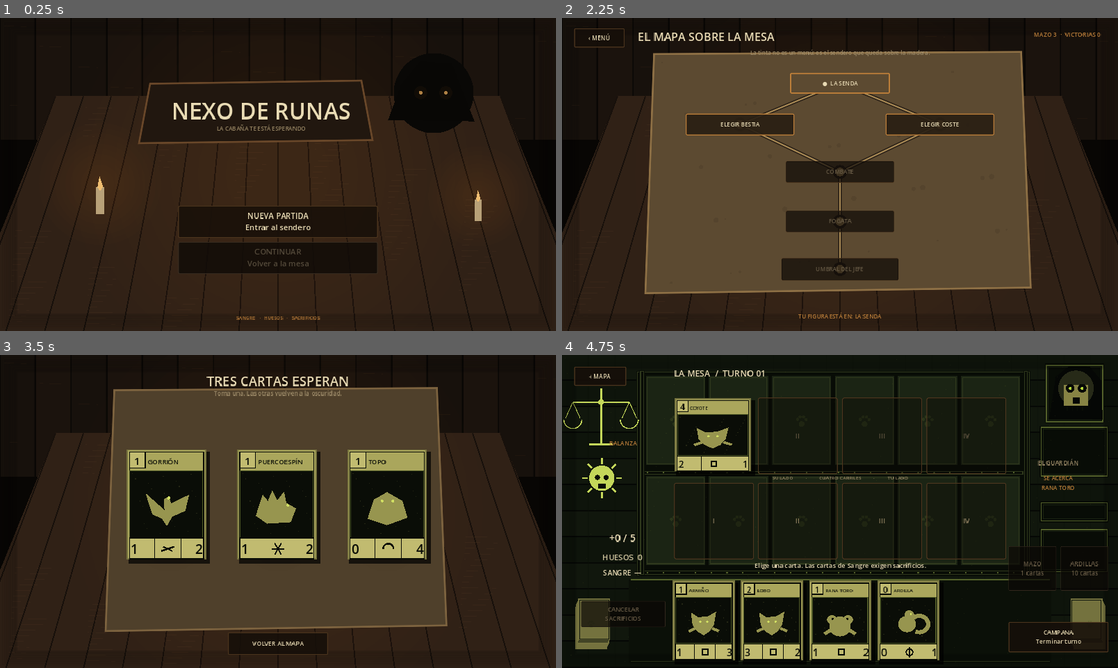
Above: before the commit, frames 1-4 (two rows, left to right).
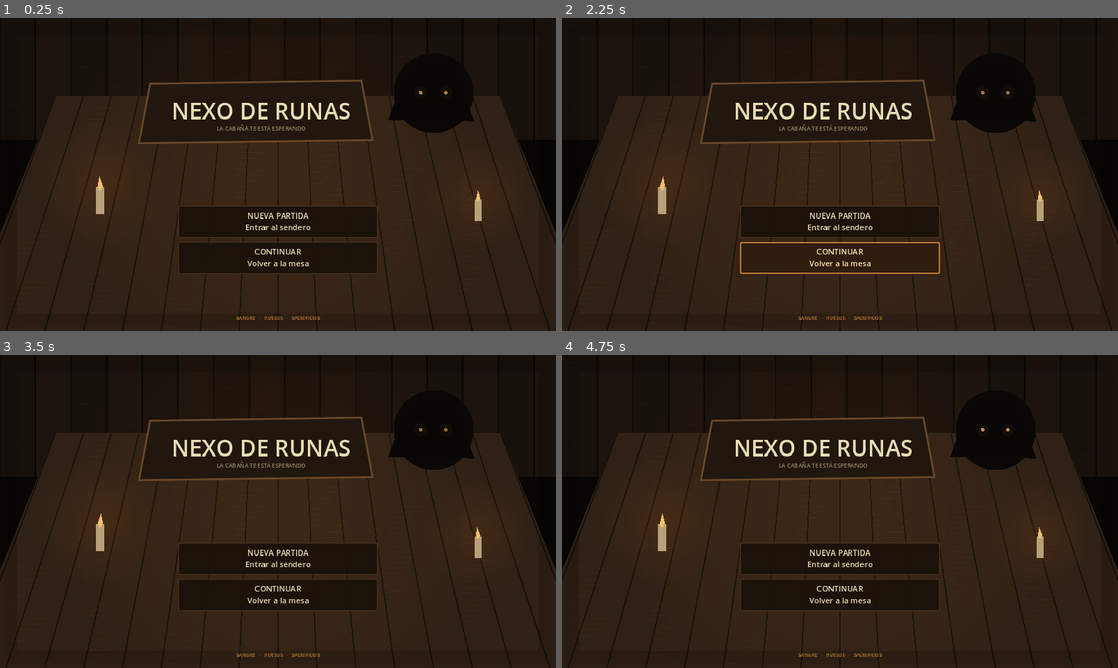
Above: after the commit, the same moments.

Repository: LoloscarPrr/Nexo-de-runas-v2
Game: Godot game, scene res://scenes/main.tscn
Same seed, same stepped clock (60 frames per second), same inputs: the game is played once before the commit and once after it.
Inputs (mouse positions are in pixels of both pictures, inside the frame that each line leads up to):
- Up to frame 1 (0.25 s): no input
- Up to frame 2 (2.25 s): click "NUEVA PARTIDA Entrar al sende…" at 0.5 s; click (600, 36) at 1.25 s, where only the run before the commit has a clickable "‹ MENÚ"; click "CONTINUAR Volver a la mesa" at 2 s
- Up to frame 3 (3.5 s): click (177, 461) at 2.75 s, where only the run before the commit has a clickable "ELEGIR BESTIA"
- Up to frame 4 (4.75 s): click (728, 505) at 3.52 s; click (840, 508) at 4.25 s, where only the run before the commit has a clickable "COMBATE"

The runs differ from the first frame. In frame 1, 0.2% of the frame differs, in the area x 44-56%, y 73-80%; in frame 2, 47%; in frame 3, 46%; in frame 4, 61%, in the area x 0-100%, y 3-100%.
Error after the commit: Parse Error: Could not resolve class "res://scripts/ui/immersive_campaign_view.gd". (res://scripts/ui/mockup_campaign_view.gd:1)

Commit message:
Match battle layout to canonical pixel mockup

Diff:
--- a/scripts/ui/immersive_campaign_view.gd
+++ b/scripts/ui/immersive_campaign_view.gd
@@ -13,97 +13,138 @@
 const I_WOOD := Color8(37, 27, 18)
 const I_PAPER := Color8(92, 74, 49)
 const I_SUCCESS := Color8(118, 133, 80)
+const MOCK_GLOW := Color8(198, 218, 88)
+const MOCK_INK := Color8(199, 205, 116)
+const MOCK_MUTED := Color8(119, 128, 68)
+const MOCK_PANEL := Color8(18, 24, 13)
+const MOCK_EDGE := Color8(78, 91, 39)
+const MOCK_PAPER := Color8(171, 166, 92)
 
 func _render_battle() -> void:
 	_clear_screen()
 	var viewport_size := get_viewport_rect().size
-	var vw := maxf(viewport_size.x, 1280.0)
-	var vh := maxf(viewport_size.y, 720.0)
+	var vw := maxf(viewport_size.x, 1.0)
+	var vh := maxf(viewport_size.y, 1.0)
+	var s := minf(vw / 1536.0, vh / 864.0)
+	var ox := (vw - 1536.0 * s) * 0.5
+	var oy := (vh - 864.0 * s) * 0.5
 
 	var table := ImmersiveTableScript.new()
 	table.balance = battle_state.scale
 	table.set_anchors_and_offsets_preset(Control.PRESET_FULL_RECT)
 	add_child(table)
 
-	var side_gap := 10.0
-	var lane_width := clampf((vw - 515.0 - side_gap * 3.0) / 4.0, 150.0, 198.0)
-	var lane_height := 176.0
-	var board_width := lane_width * 4.0 + side_gap * 3.0
-	var board_left := (vw - board_width) * 0.5
-	var right_x := vw - 252.0
-
-	_place(_label("LA MESA  /  TURNO %02d" % battle_state.turn, 20, I_INK, HORIZONTAL_ALIGNMENT_LEFT), Rect2(board_left, 28, board_width, 36))
-	var leave := _small_button("‹ MAPA", 120)
+	# Encabezado idéntico al lenguaje del mockup: título pequeño sobre el tablero.
+	_place(_label("NEXO DE RUNAS", maxi(14, int(23 * s)), MOCK_GLOW, HORIZONTAL_ALIGNMENT_LEFT), _mock_rect(24, 12, 205, 36, s, ox, oy))
+	var leave := _small_button("MAPA", int(82 * s))
 	leave.pressed.connect(_show_map)
-	_place(leave, Rect2(28, 27, 120, 44))
-
-	_place(_label("BALANZA", 14, I_AMBER, HORIZONTAL_ALIGNMENT_CENTER), Rect2(43, 193, 194, 28))
-	_place(_label("%+d / 5" % battle_state.scale, 23, I_INK, HORIZONTAL_ALIGNMENT_CENTER), Rect2(49, 405, 182, 34))
-	_place(_label("HUESOS  %d" % battle_state.bones, 18, I_BONE, HORIZONTAL_ALIGNMENT_CENTER), Rect2(38, 452, 202, 34))
+	_mock_button_style(leave, false)
+	_place(leave, _mock_rect(214, 12, 82, 32, s, ox, oy))
+
+	# Valores de la balanza bajo los platos.
+	var left_weight := 2 + maxi(battle_state.scale, 0)
+	var right_weight := 2 + maxi(-battle_state.scale, 0)
+	_place(_label(str(left_weight), maxi(15, int(28 * s)), MOCK_GLOW, HORIZONTAL_ALIGNMENT_CENTER), _mock_rect(29, 183, 48, 42, s, ox, oy))
+	_place(_label(str(right_weight), maxi(15, int(28 * s)), MOCK_GLOW, HORIZONTAL_ALIGNMENT_CENTER), _mock_rect(142, 183, 48, 42, s, ox, oy))
+
 	var blood_cost: int = battle_state.blood_cost_for(selected_hand_index)
-	var blood_text := "SANGRE  %d / %d" % [selected_sacrifices.size(), blood_cost] if blood_cost > 0 else "SANGRE  —"
-	_place(_label(blood_text, 16, I_INK, HORIZONTAL_ALIGNMENT_CENTER), Rect2(32, 489, 214, 34))
-
-	_place(_label("EL GUARDIÁN", 14, I_MUTED, HORIZONTAL_ALIGNMENT_CENTER), Rect2(right_x, 238, 228, 28))
-	if battle_state.enemy_queue_index < battle_state.enemy_queue.size():
-		var next_card := ImmersiveCatalogScript.find_by_id(battle_state.enemy_queue[battle_state.enemy_queue_index])
-		_place(_label("SE ACERCA\n%s" % str(next_card.get("name", "")), 13, I_AMBER, HORIZONTAL_ALIGNMENT_CENTER), Rect2(right_x, 274, 228, 50))
-
+	var blood_text := "SANGRE  %d/%d" % [selected_sacrifices.size(), blood_cost] if blood_cost > 0 else "HUESOS  %d" % battle_state.bones
+	_place(_label(blood_text, maxi(12, int(20 * s)), MOCK_GLOW, HORIZONTAL_ALIGNMENT_CENTER), _mock_rect(28, 536, 170, 36, s, ox, oy))
+	_place(_label("◆  ◆  ◆", maxi(13, int(22 * s)), MOCK_GLOW, HORIZONTAL_ALIGNMENT_CENTER), _mock_rect(38, 576, 150, 34, s, ox, oy))
+
+	# Mensaje fijo del retrato derecho, como en la referencia.
+	_place(_label("TODO\nVUELVE\nAL CICLO.", maxi(12, int(21 * s)), MOCK_INK, HORIZONTAL_ALIGNMENT_LEFT), _mock_rect(1344, 215, 144, 108, s, ox, oy))
+	var turn_text := "ROBA CARTA" if battle_state.needs_draw() else "TU TURNO"
+	_place(_label(turn_text, maxi(13, int(22 * s)), MOCK_GLOW, HORIZONTAL_ALIGNMENT_CENTER), _mock_rect(1338, 416, 154, 34, s, ox, oy))
+
+	# Cuatro cartas del rival y cuatro del jugador, alineadas como la captura.
+	var lane_x0 := 350.0
+	var lane_pitch := 220.0
+	var card_w := 198.0
+	var card_h := 246.0
 	for lane in range(4):
-		var x := board_left + float(lane) * (lane_width + side_gap)
+		var x := lane_x0 + float(lane) * lane_pitch
 		var enemy = battle_state.enemy_lanes[lane]
-		_place(_immersive_slot(enemy, false, lane), Rect2(x, 98, lane_width, lane_height))
+		_place(_immersive_slot(enemy, false, lane), _mock_rect(x, 58, card_w, card_h, s, ox, oy))
 		var player = battle_state.player_lanes[lane]
 		var player_slot := _immersive_slot(player, true, lane)
 		player_slot.pressed.connect(_on_player_lane_pressed.bind(lane))
-		_place(player_slot, Rect2(x, 294, lane_width, lane_height))
-	_place(_label("SU LADO          ·          CUATRO CARRILES          ·          TU LADO", 11, I_MUTED, HORIZONTAL_ALIGNMENT_CENTER), Rect2(board_left, 274, board_width, 20))
-
-	var status_text: String = battle_state.last_message
-	_place(_label(status_text, 15, I_INK, HORIZONTAL_ALIGNMENT_CENTER), Rect2(board_left - 4, 473, board_width + 8, 43))
-
-	var draw_deck := _small_button("MAZO\n%d cartas" % battle_state.draw_pile.size(), 110)
+		_place(player_slot, _mock_rect(x, 334, card_w, card_h, s, ox, oy))
+
+	# Estado discreto sobre la mano, sin convertirlo en un HUD separado.
+	_place(_label(battle_state.last_message, maxi(10, int(13 * s)), MOCK_MUTED, HORIZONTAL_ALIGNMENT_CENTER), _mock_rect(300, 603, 900, 27, s, ox, oy))
+
+	# Mano física/abanicada. Sin ScrollContainer ni fila plana.
+	var hand_count := battle_state.hand.size()
+	if hand_count > 0:
+		var hand_w := 170.0
+		var hand_h := 210.0
+		var step := 150.0
+		if hand_count > 7:
+			step = 900.0 / float(hand_count - 1)
+		var total_w := hand_w + step * float(maxi(hand_count - 1, 0))
+		var start_x := 768.0 - total_w * 0.5
+		for index in range(hand_count):
+			var card := ImmersiveCardScript.new()
+			card.card = ImmersiveCatalogScript.find_by_id(battle_state.hand[index])
+			card.chosen = index == selected_hand_index
+			card.disabled = battle_state.needs_draw()
+			card.pressed.connect(_select_hand.bind(index))
+			var rel := float(index) - float(hand_count - 1) * 0.5
+			var y := 645.0 + absf(rel) * 3.5
+			if index == selected_hand_index:
+				y -= 16.0
+			_place(card, _mock_rect(start_x + float(index) * step, y, hand_w, hand_h, s, ox, oy))
+			card.rotation = deg_to_rad(rel * 1.6)
+	else:
+		_place(_label("TU MANO ESTÁ VACÍA", maxi(12, int(18 * s)), MOCK_MUTED, HORIZONTAL_ALIGNMENT_CENTER), _mock_rect(570, 735, 400, 32, s, ox, oy))
+
+	# Pilas de mazo en las esquinas inferiores. Son los propios objetivos táctiles.
+	var draw_deck := _small_button("MAZO\n%d" % battle_state.draw_pile.size(), int(104 * s))
 	draw_deck.disabled = not battle_state.needs_draw() or battle_state.draw_pile.is_empty()
 	draw_deck.pressed.connect(_draw_regular)
-	_place(draw_deck, Rect2(right_x, 440, 110, 102))
-	var squirrels := _small_button("ARDILLAS\n%d cartas" % battle_state.squirrel_pile_count, 110)
+	_mock_button_style(draw_deck, true)
+	_place(draw_deck, _mock_rect(28, 696, 112, 128, s, ox, oy))
+
+	var squirrels := _small_button("ARDILLAS\n%d" % battle_state.squirrel_pile_count, int(104 * s))
 	squirrels.disabled = not battle_state.needs_draw() or battle_state.squirrel_pile_count <= 0
 	squirrels.pressed.connect(_draw_squirrel)
-	_place(squirrels, Rect2(right_x + 120, 440, 110, 102))
-	if battle_state.needs_draw():
-		_place(_label("ELIGE DE DÓNDE ROBAR", 12, I_AMBER, HORIZONTAL_ALIGNMENT_CENTER), Rect2(right_x - 3, 548, 236, 28))
-
-	var hand_scroll := ScrollContainer.new()
-	hand_scroll.horizontal_scroll_mode = ScrollContainer.SCROLL_MODE_AUTO
-	hand_scroll.vertical_scroll_mode = ScrollContainer.SCROLL_MODE_DISABLED
-	_place(hand_scroll, Rect2(board_left - 4, 518, board_width + 8, maxf(194.0, vh - 526.0)))
-	var hand_row := HBoxContainer.new()
-	hand_row.add_theme_constant_override("separation", 7)
-	hand_scroll.add_child(hand_row)
-	for index in range(battle_state.hand.size()):
-		var card := ImmersiveCardScript.new()
-		card.card = ImmersiveCatalogScript.find_by_id(battle_state.hand[index])
-		card.chosen = index == selected_hand_index
-		card.custom_minimum_size = Vector2(150, 190)
-		card.disabled = battle_state.needs_draw()
-		card.pressed.connect(_select_hand.bind(index))
-		hand_row.add_child(card)
-	if battle_state.hand.is_empty():
-		hand_row.add_child(_label("Tu mano está vacía.", 16, I_MUTED, HORIZONTAL_ALIGNMENT_CENTER))
-	if selected_hand_index >= 0:
-		hand_scroll.set_deferred("scroll_horizontal", maxi(0, selected_hand_index * 157 - int(board_width * 0.4)))
-
-	var cancel := _small_button("CANCELAR\nSACRIFICIOS", 192)
-	cancel.disabled = selected_sacrifices.is_empty()
-	cancel.pressed.connect(_cancel_sacrifices)
-	_place(cancel, Rect2(44, 566, 194, 60))
-	if not selected_sacrifices.is_empty():
-		_place(_label("Las cartas marcadas aún no se consumen.", 11, I_MUTED, HORIZONTAL_ALIGNMENT_CENTER), Rect2(30, 632, 222, 42))
-
-	var bell := _small_button("CAMPANA\nTerminar turno", 228)
+	_mock_button_style(squirrels, true)
+	_place(squirrels, _mock_rect(1396, 696, 112, 128, s, ox, oy))
+
+	# Columna derecha: finalizar como botón grande de papel.
+	var bell := _small_button("FINALIZAR", int(170 * s))
 	bell.disabled = battle_state.needs_draw()
 	bell.pressed.connect(_end_battle_turn)
-	_place(bell, Rect2(right_x, 614, 230, 70))
+	_mock_button_style(bell, false, true)
+	_place(bell, _mock_rect(1330, 492, 170, 96, s, ox, oy))
+
+	if not selected_sacrifices.is_empty():
+		var cancel := _small_button("CANCELAR", int(160 * s))
+		cancel.pressed.connect(_cancel_sacrifices)
+		_mock_button_style(cancel, false)
+		_place(cancel, _mock_rect(31, 618, 160, 46, s, ox, oy))
+
+func _mock_rect(x: float, y: float, w: float, h: float, s: float, ox: float, oy: float) -> Rect2:
+	return Rect2(ox + x * s, oy + y * s, w * s, h * s)
+
+func _mock_button_style(button: Button, deck_style := false, paper_style := false) -> void:
+	button.focus_mode = Control.FOCUS_NONE
+	button.add_theme_font_size_override("font_size", 16 if not deck_style else 13)
+	button.add_theme_color_override("font_color", Color("c7d669") if not paper_style else Color("0a0d07"))
+	button.add_theme_color_override("font_disabled_color", Color("59612f"))
+	if paper_style:
+		button.add_theme_stylebox_override("normal", _panel_style(Color("aaa65c"), Color("11170d"), 3, 1))
+		button.add_theme_stylebox_override("pressed", _panel_style(Color("c4bd70"), Color("c8d95b"), 4, 1))
+		button.add_theme_stylebox_override("disabled", _panel_style(Color("575832"), Color("30391d"), 2, 1))
+	elif deck_style:
+		button.add_theme_stylebox_override("normal", _panel_style(Color("11170d"), Color("697337"), 3, 1))
+		button.add_theme_stylebox_override("pressed", _panel_style(Color("242e18"), Color("c8d95b"), 4, 1))
+		button.add_theme_stylebox_override("disabled", _panel_style(Color(0.04, 0.055, 0.03, 0.65), Color("30391d"), 2, 1))
+	else:
+		button.add_theme_stylebox_override("normal", _panel_style(Color("0b1008"), Color("667035"), 2, 1))
+		button.add_theme_stylebox_override("pressed", _panel_style(Color("1a2412"), Color("c8d95b"), 3, 1))
+		button.add_theme_stylebox_override("disabled", _panel_style(Color("090d07"), Color("30391d"), 2, 1))
 
 func _show_map() -> void:
 	if state == null:
@@ -238,14 +279,16 @@
 		card.disabled = not player_side or battle_state.needs_draw()
 		return card
 
-	var marks := ["I", "II", "III", "IV"]
-	var slot := _small_button(marks[lane], 0)
+	# Casilla vacía casi invisible: la madera/pata ya está dibujada por battle_table.gd.
+	var slot := Button.new()
+	slot.text = ""
+	slot.focus_mode = Control.FOCUS_NONE
 	slot.disabled = not player_side or battle_state.needs_draw()
-	slot.add_theme_color_override("font_color", I_MUTED)
-	slot.add_theme_stylebox_override("normal", _panel_style(Color(0.035, 0.024, 0.014, 0.34), I_EDGE, 2, 4))
-	slot.add_theme_stylebox_override("disabled", _panel_style(Color(0.035, 0.024, 0.014, 0.34), I_EDGE, 2, 4))
+	for state_name in ["normal", "hover", "pressed", "disabled", "focus"]:
+		slot.add_theme_stylebox_override(state_name, StyleBoxEmpty.new())
 	if player_side and selected_hand_index >= 0 and battle_state.can_play(selected_hand_index, lane, selected_sacrifices).is_empty():
 		slot.text = "COLOCAR"
-		slot.add_theme_color_override("font_color", I_INK)
-		slot.add_theme_stylebox_override("normal", _panel_style(I_WOOD, I_AMBER, 3, 4))
+		slot.add_theme_font_size_override("font_size", 14)
+		slot.add_theme_color_override("font_color", MOCK_GLOW)
+		slot.add_theme_stylebox_override("normal", _panel_style(Color(0.05, 0.07, 0.035, 0.38), MOCK_EDGE, 2, 1))
 	return slot
